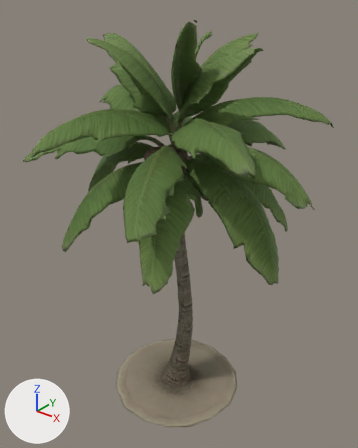
The glTF model godot-models/props/cocotier.glb, before and after one commit.
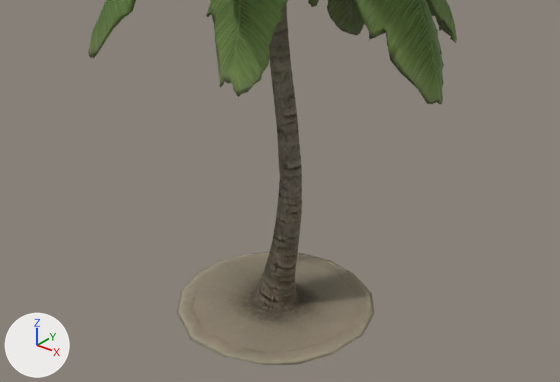
There are two pictures of each version: one whole from a 50 mm lens placed at (0.7, -0.857, 1.036), pointed at (0.007, 0.009, 0.498), one close up from a 50 mm lens placed at (0.741, -0.907, 0.79), pointed at (0.075, -0.075, 0.274). Lighting does not change. The marker at lower left points along +X, +Y and +Z. The last two pictures show the newer version. Vertices at exactly the same position are counted once.

In view in the first close-up: 'tripo_node_e94568a3-8ef1-403b-9874-8f480ba463e0'.
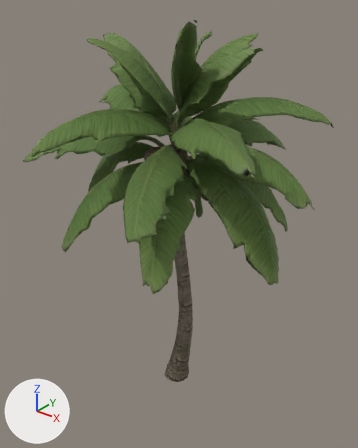
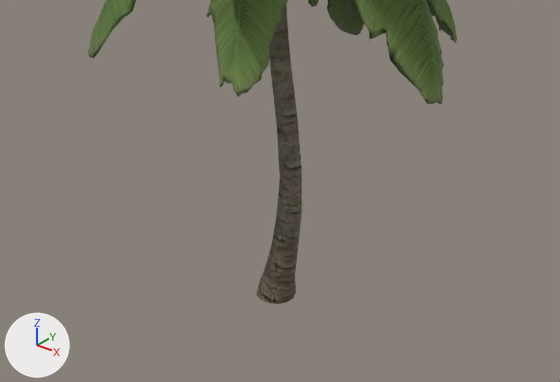
Location of each change, [x1, y1, x2, y2] in pixels of the close-ups (560 x 382 px):
'tripo_node_e94568a3-8ef1-403b-9874-8f480ba463e0', reshaped
    before: [88, 0, 457, 365]
    after: [88, 0, 457, 304]
part 1 of me_tripo_mesh_e94568a3_8ef1_403b_9874_8f480ba463e0, cut back
    before: [177, 252, 374, 365]
    after: [256, 288, 296, 304]

What changed in the scene script:
```text
Change me_tripo_mesh_e94568a3_8ef1_403b_9874_8f480ba463e0:
    used by ob_tripo_node_e94568a3_8ef1_403b_9874_8f480ba463e0; location = (0.003, 0.0, 0.0)
    remove me_tripo_mesh_e94568a3_8ef1_403b_9874_8f480ba463e0.from_pydata(...)  # 13434 vertices, 24873 faces; spans x -0.346..0.346, y -0.337..0.337, z 0.0..0.978
    add me_tripo_mesh_e94568a3_8ef1_403b_9874_8f480ba463e0.from_pydata(...)  # 13143 vertices, 24291 faces; spans x -0.346..0.346, y -0.337..0.337, z 0.023..0.978
    me_tripo_mesh_e94568a3_8ef1_403b_9874_8f480ba463e0 part 1: 1 vertex moved from x -0.002, y -0.036, z 0.019 to x 0.009, y -0.033, z 0.023; 310 vertices removed from x -0.175..0.18, y -0.176..0.176, z 0.0..0.021; 19 vertices added at x -0.029..0.039, y -0.035..0.034, z 0.023
```
